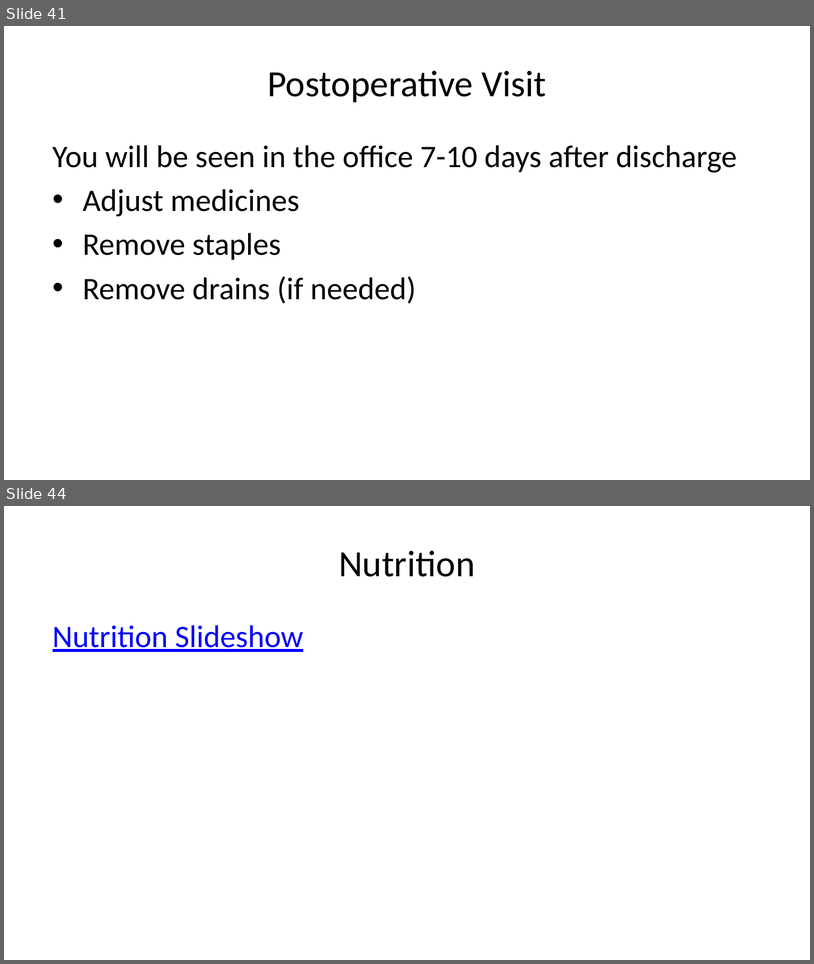
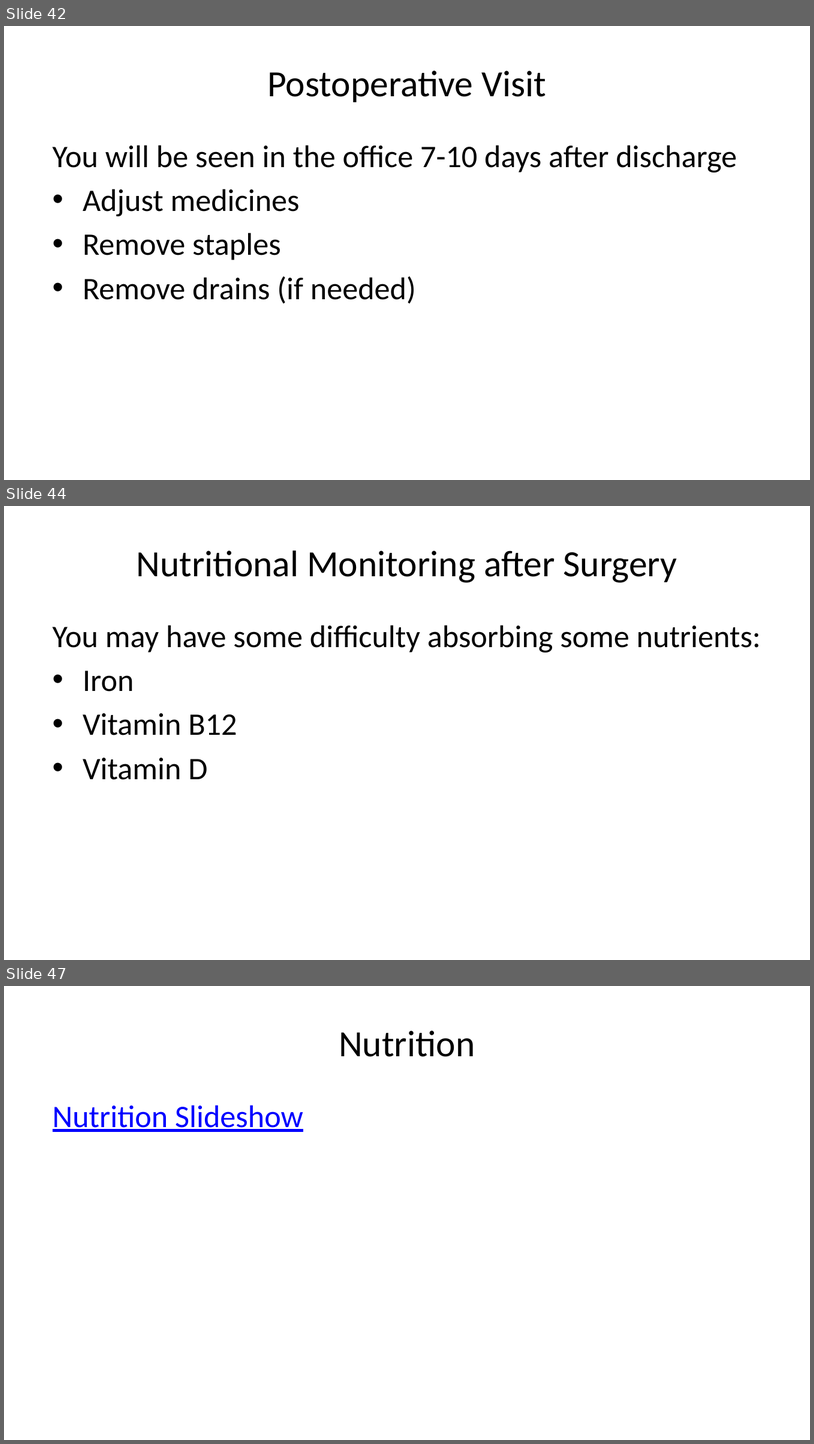
Before and after one commit to jcsalo/patient_education, a slide deck: lci_surgery.pptx. Shown one above the other, each under a label of ours: slides 41 and 44 before the commit, slides 42, 44 and 47 after it; the slides between them are not shown. The pictures are 814x964 and 814x1444 pixels, drawn with LibreOffice and Linux fonts; fonts in the diff are those of the drawing. Boxes give left, top, right and bottom in pixels: in the first picture for what was removed or moved away, otherwise in the second. Text is boxed around its words. In the diff, an @@ line names an element or a change of style, - is before the commit and + after.

```diff
--- a/lci_surgery.pptx
+++ b/lci_surgery.pptx
@@ slide 44 added at [4,506,810,960], background #FFFFFF @@
@@ title added at [137,550,677,583], 33 pt, text #000000 @@
+Nutritional Monitoring after Surgery
@@ text added at [53,625,761,780], 28 pt, text #000000 @@
+You may have some difficulty absorbing some nutrients:
+• Iron
+• Vitamin B12
+• Vitamin D
@@ what was slide 41 is now slide 42 @@
@@ what was slide 44 is now slide 47 @@
```
Also in this commit, not shown: 5 slides changed, 2 other slides added, 38 other files.
